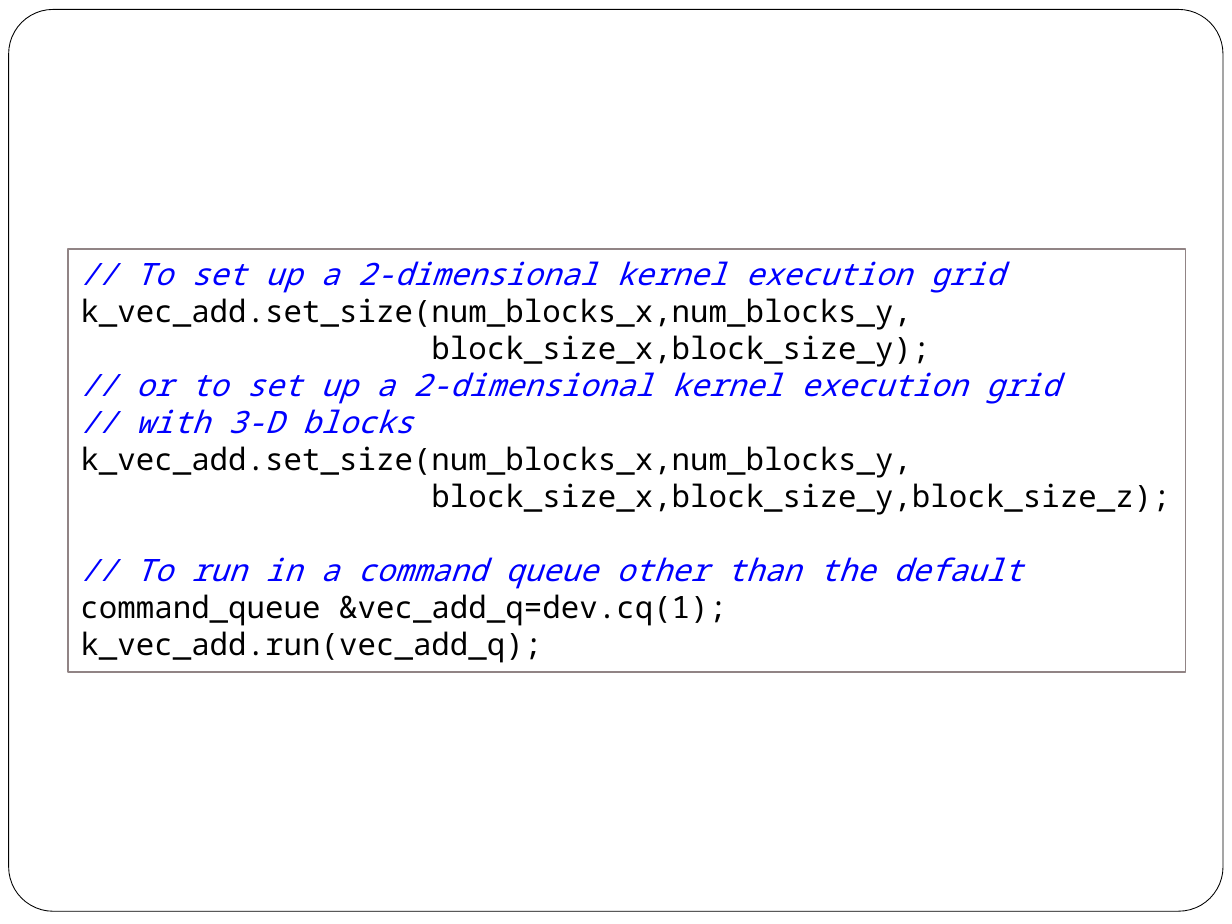
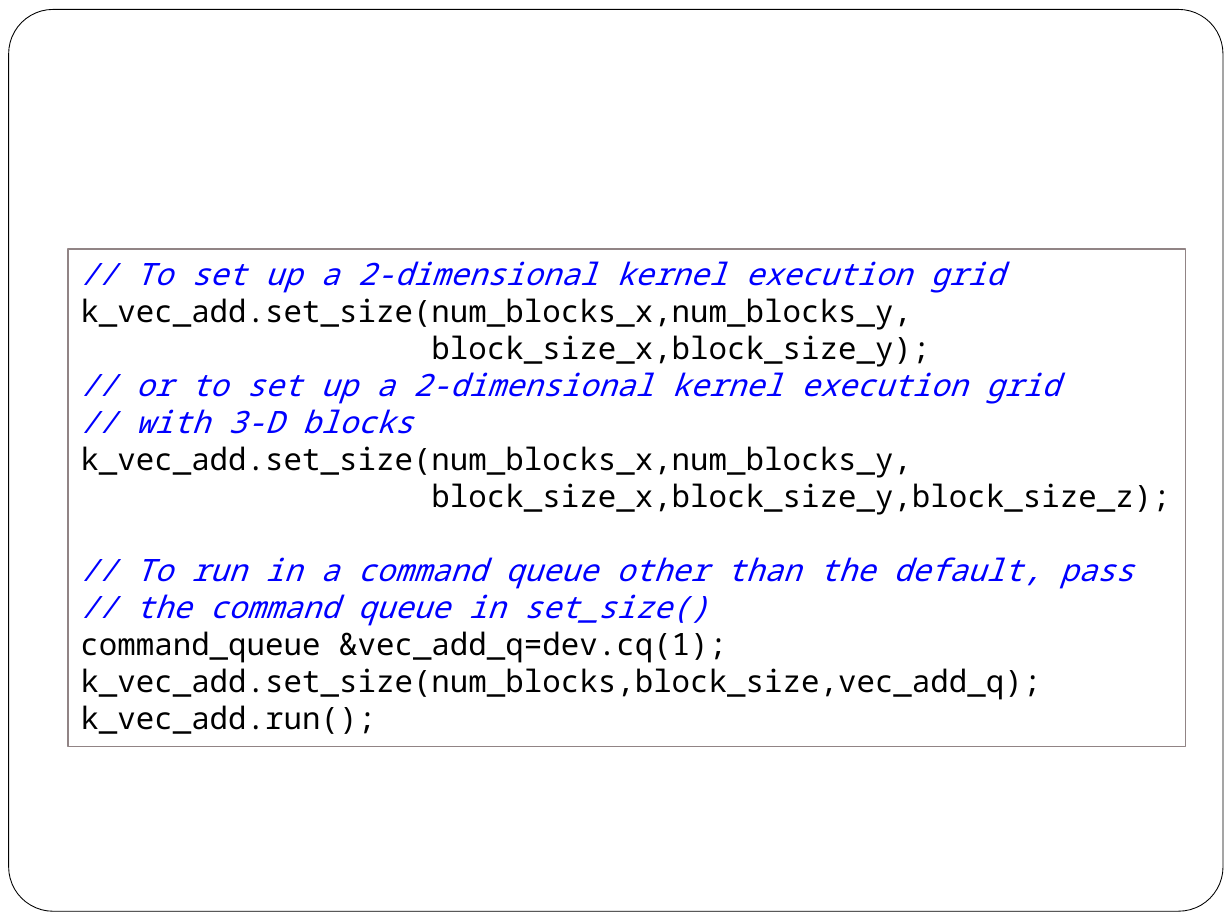
Before and after one commit to scicomp/geryon, a slide deck: slide 58 of geryon.pptx (slide 48 before the commit). Drawn at 1232x924 pixels with LibreOffice and Linux fonts; fonts in the diff are those of the drawing. Boxes give left, top, right and bottom in pixels: in the first picture for what was removed or moved away, otherwise in the second. Text is boxed around its words. In the diff, an @@ line names an element or a change of style, - is before the commit and + after.

```diff
--- a/geryon.pptx
+++ b/geryon.pptx
@@ rectangle "// To set up a ...": place and size @@
-rectangle "// To set up a ..." at (68, 249, 1185, 671)
+rectangle "// To set up a ..." at (68, 249, 1185, 747)
@@ text in rectangle at (136, 557, 1134, 626): text changed @@
-// To run in a command queue other than the default
+// To run in a command queue other than the default, pass
+// the command queue in set_size()
@@ text in rectangle at (80, 668, 1041, 734): text changed @@
-k_vec_add.run(vec_add_q);
+k_vec_add.set_size(num_blocks,block_size,vec_add_q);
+k_vec_add.run();
```
Also in this commit, not shown: 10 other slides changed, 10 slides added, 2 other files.
